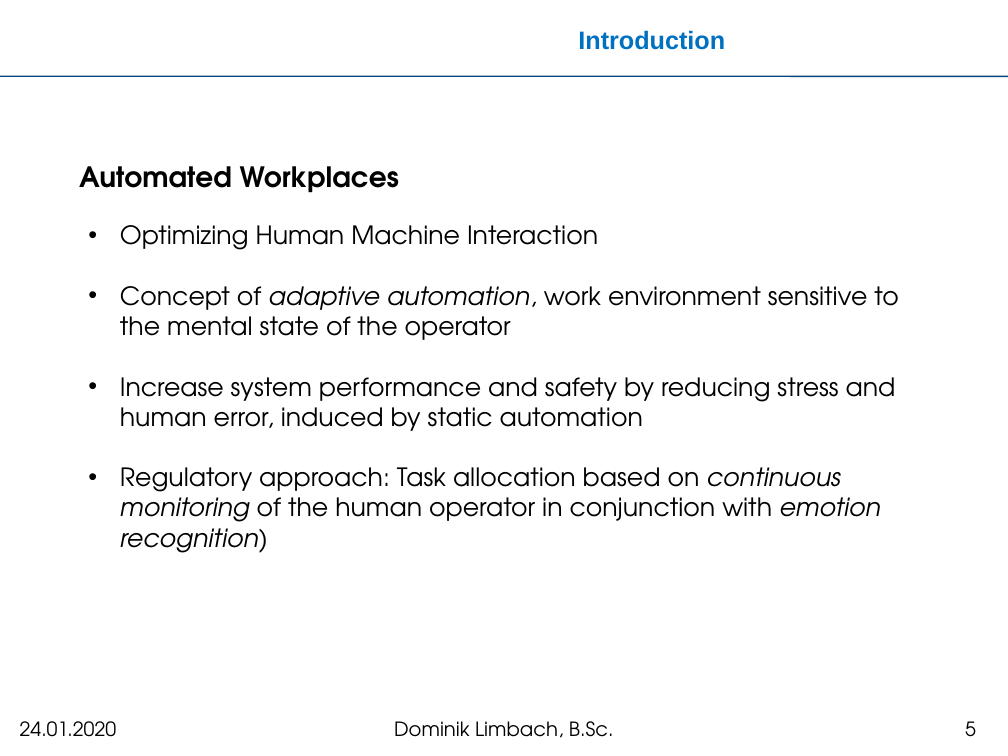
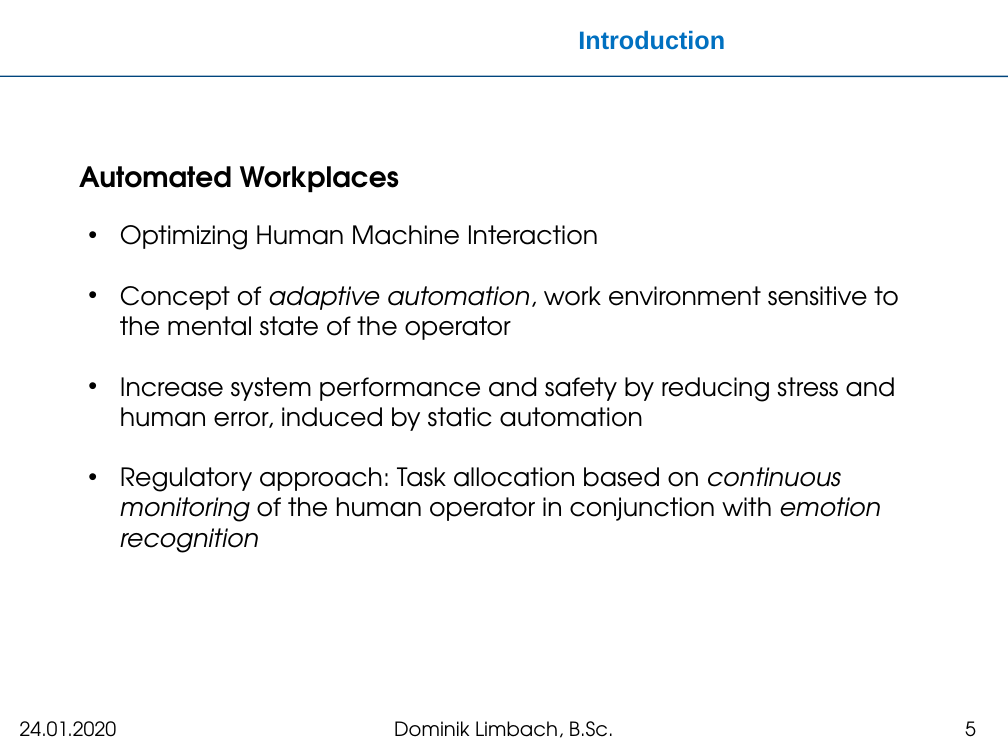
Before and after one commit to meistalampe/MTEC, a slide deck: slide 5 of Kolloquium-Master/kolloquium.pptx. Drawn at 1008x756 pixels with LibreOffice and Linux fonts; fonts in the diff are those of the drawing; background and template pictures are left out. Boxes give left, top, right and bottom in pixels: in the first picture for what was removed or moved away, otherwise in the second. Text is boxed around its words. In the diff, an @@ line names an element or a change of style, - is before the commit and + after.

```diff
--- a/Kolloquium-Master/kolloquium.pptx
+++ b/Kolloquium-Master/kolloquium.pptx
@@ text at box(120, 467, 880, 553): text changed @@
-• Regulatory approach: Task allocation based on continuous monitoring of the human operator in conjunction with emotion recognition)
+• Regulatory approach: Task allocation based on continuous monitoring of the human operator in conjunction with emotion recognition
```
Also in this commit, not shown: 14 other slides changed.
